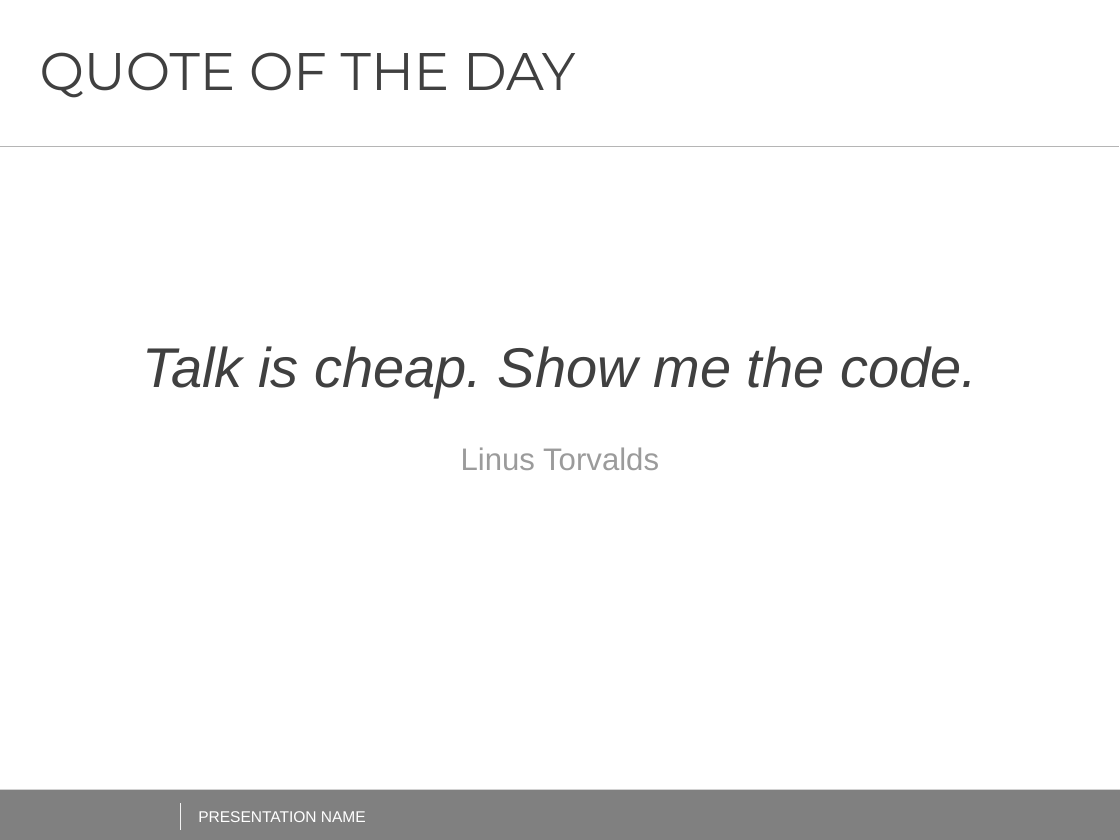
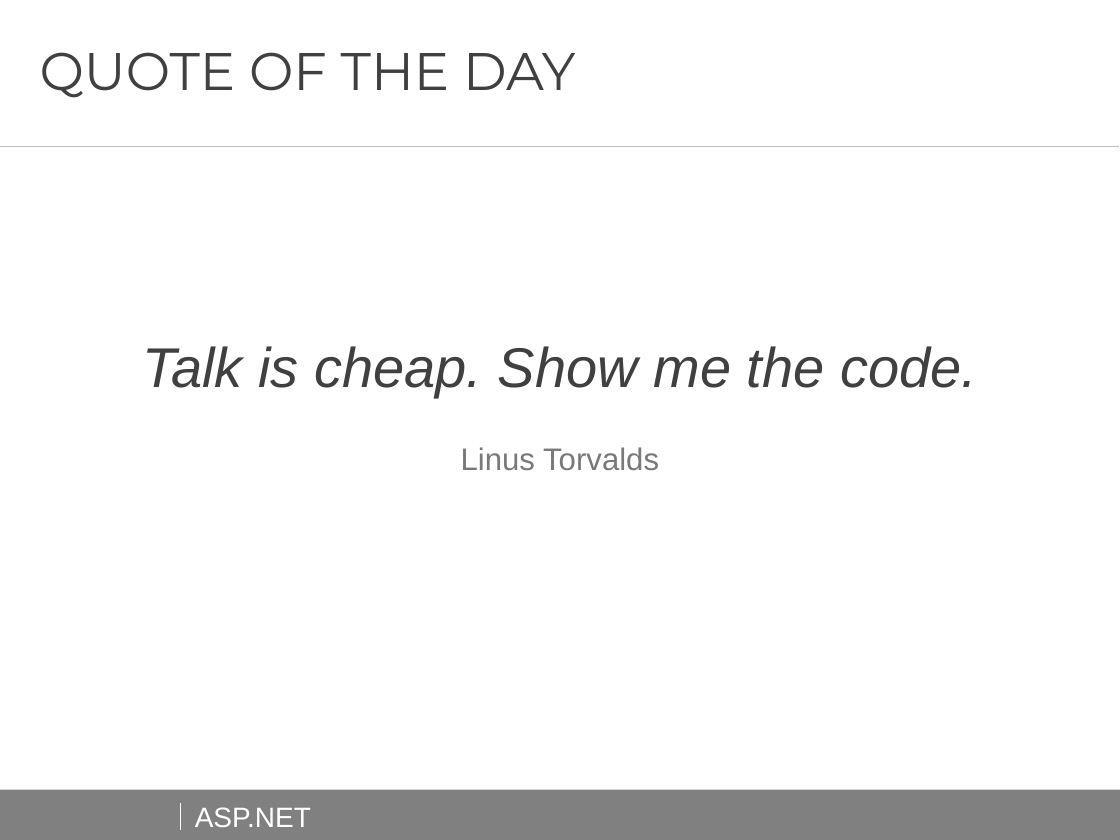
Before and after one commit to AndreiShenets/ASP.NET-Lectures, a slide deck: slide 19 of docs/ASP.NET - iTechArt 2018.pptx. Drawn at 1120x840 pixels with LibreOffice and Linux fonts; fonts in the diff are those of the drawing; background and template pictures are left out. Boxes give left, top, right and bottom in pixels: in the first picture for what was removed or moved away, otherwise in the second. Text is boxed around its words. In the diff, an @@ line names an element or a change of style, - is before the commit and + after.

```diff
--- a/docs/ASP.NET - iTechArt 2018.pptx
+++ b/docs/ASP.NET - iTechArt 2018.pptx
@@ text "Linus Torvalds" at [461, 447, 659, 470]: text colour #9B9B9B to #797979 @@
@@ text added at [195, 807, 311, 827], 18 pt, text #FFFFFF @@
+ASP.NET
@@ text removed at [198, 811, 366, 822] @@
-PRESENTATION NAME
```
Also in this commit, not shown: 80 other slides changed, 2 other files.
